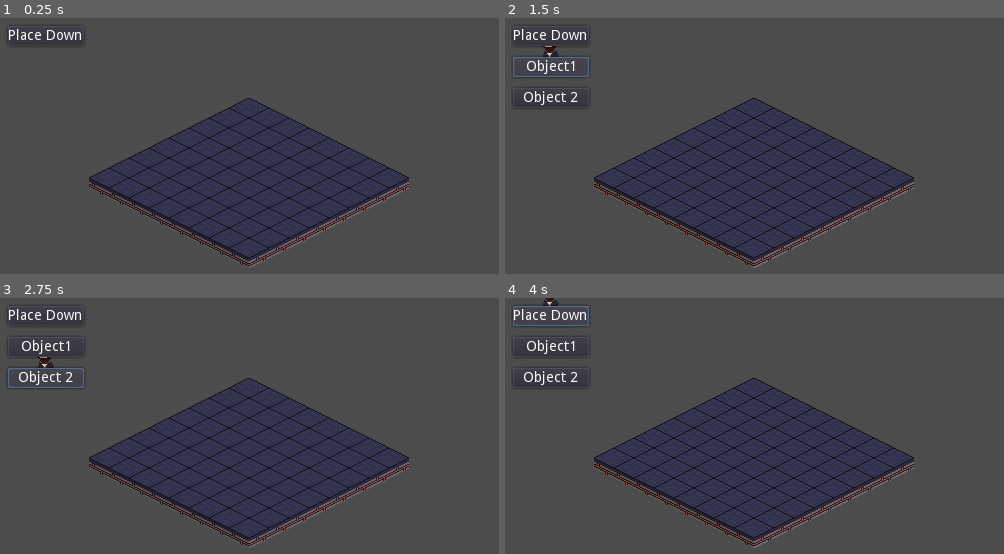
Above: before the commit, frames 1-4 (two rows, left to right).
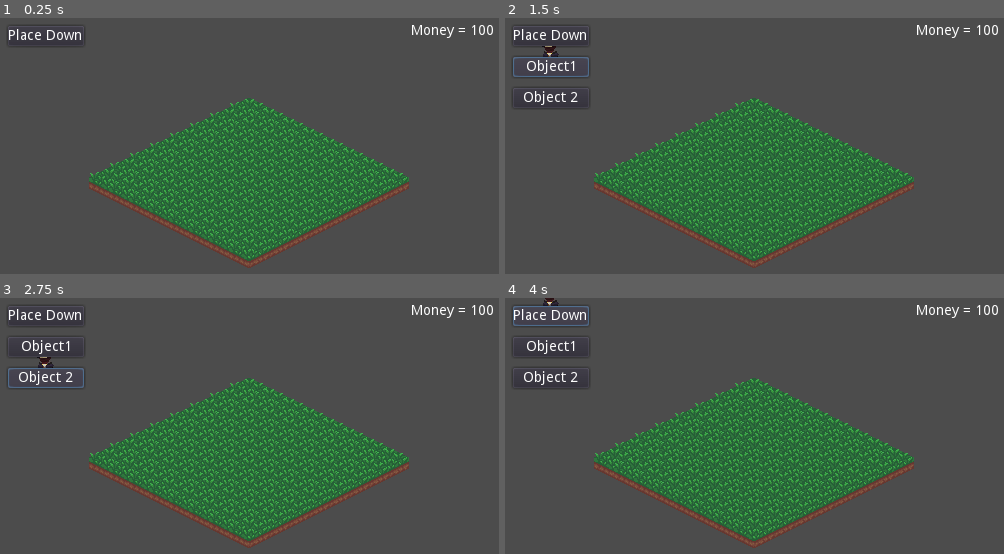
Above: after the commit, the same moments.

Repository: Valentino-02/New-Wild-Jam
Game: Godot game, scene res://src/levels/Test_Level.tscn
Same seed, same stepped clock (60 frames per second), same inputs: the game is played once before the commit and once after it.
Inputs:
- Up to frame 1 (0.25 s): no input
- Up to frame 2 (1.5 s): click "Place Down" at 0.5 s; click "Object1" at 1.25 s
- Up to frame 3 (2.75 s): click "Object 2" at 2 s
- Up to frame 4 (4 s): click "Place Down" at 2.75 s; click "Place Down" at 3.5 s

The runs differ from the first frame. In frame 1, 23% of the frame differs, in the area x 17-99%, y 2-98%; in frame 2, 23%; in frame 3, 23%; in frame 4, 23%.

Commit message:
Money

Diff:
--- /dev/null
+++ b/src/UI/Money_Display.gd
@@ -0,0 +1,12 @@
+extends Control
+
+var game_manager = preload("res://src/systems/managers/Game_Manager.tres")
+
+func _init():
+	game_manager.money_display = self
+
+func _ready():
+	$Label.text = "Money = " + str(game_manager.money)
+
+func update_money(ammount: int) -> void:
+	$Label.text = "Money = " + str(ammount)
--- /dev/null
+++ b/src/UI/Money_Display.tscn
@@ -0,0 +1,18 @@
+[gd_scene load_steps=2 format=2]
+
+[ext_resource path="res://src/UI/Money_Display.gd" type="Script" id=1]
+
+[node name="Money_Display" type="Control"]
+anchor_right = 1.0
+anchor_bottom = 1.0
+margin_right = -421.0
+margin_bottom = -265.0
+script = ExtResource( 1 )
+__meta__ = {
+"_edit_use_anchors_": false
+}
+
+[node name="Label" type="Label" parent="."]
+margin_right = 40.0
+margin_bottom = 14.0
+text = "Money = "
--- a/src/UI/Place_Down_Buttons.gd
+++ b/src/UI/Place_Down_Buttons.gd
@@ -1,6 +1,7 @@
 extends Control
 
 var game_manager = preload("res://src/systems/managers/Game_Manager.tres")
+var object_data = preload("res://src/objects/Object_Data.tres")
 
 
 func _on_PlaceDown_pressed():
@@ -9,8 +10,12 @@
 	elif $Objects.visible == true:
 		$Objects.visible = false
 
+
+# This is just for now, then we will have the complete functioning menu
 func _on_Object1_pressed():
-	game_manager.start_placing(0)
+	game_manager.current_object = "test_0"
+	game_manager.start_placing()
 
 func _on_Object2_pressed():
-	game_manager.start_placing(1)
+	game_manager.current_object = "test_1"
+	game_manager.start_placing()
--- a/src/levels/Test_Level.tscn
+++ b/src/levels/Test_Level.tscn
@@ -1,9 +1,11 @@
-[gd_scene load_steps=5 format=2]
+[gd_scene load_steps=7 format=2]
 
 [ext_resource path="res://src/systems/GroundTileMap.tscn" type="PackedScene" id=1]
 [ext_resource path="res://src/UI/Place_Down_Buttons.tscn" type="PackedScene" id=2]
 [ext_resource path="res://src/systems/Level.gd" type="Script" id=3]
 [ext_resource path="res://src/systems/Mouse.gd" type="Script" id=4]
+[ext_resource path="res://src/UI/Money_Display.tscn" type="PackedScene" id=5]
+[ext_resource path="res://assets/sprites/tiles/8x8_square.png" type="Texture" id=6]
 
 [node name="Test_Level" type="Node2D"]
 script = ExtResource( 3 )
@@ -23,3 +25,13 @@
 [node name="CanvasLayer" type="CanvasLayer" parent="."]
 
 [node name="Place_Down_Buttons" parent="CanvasLayer" instance=ExtResource( 2 )]
+
+[node name="Money_Display" parent="CanvasLayer" instance=ExtResource( 5 )]
+margin_left = 412.486
+margin_top = 6.2363
+margin_right = -8.51392
+margin_bottom = -258.764
+
+[node name="Floor" type="Sprite" parent="."]
+position = Vector2( 0, 85 )
+texture = ExtResource( 6 )
--- /dev/null
+++ b/src/objects/Object_Data.gd
@@ -0,0 +1,18 @@
+extends Resource
+
+var objects : Dictionary = {
+	"test_0": {
+		"path": "res://src/objects/TestObject.tscn",
+		"cost": 30
+	},
+	"test_1": {
+		"path": "res://src/objects/TestObject2.tscn",
+		"cost": 40
+	}
+}
+
+func get_path_by_name(name: String) -> String:
+	return objects[name]["path"]
+
+func get_cost_by_name(name: String) -> int:
+	return objects[name]["cost"]
--- /dev/null
+++ b/src/objects/Object_Data.tres
@@ -0,0 +1,6 @@
+[gd_resource type="Resource" load_steps=2 format=2]
+
+[ext_resource path="res://src/objects/Object_Data.gd" type="Script" id=1]
+
+[resource]
+script = ExtResource( 1 )
--- a/src/systems/Mouse.gd
+++ b/src/systems/Mouse.gd
@@ -9,7 +9,6 @@
 var _map_position : Vector2
 
 onready var parent = get_parent()
-
 
 func _init():
 	game_manager.mouse = self
@@ -28,6 +27,7 @@
 func place_down(object, map_position) -> void:
 	if ! board_manager.is_ocupied(map_position) and board_manager.base_grid.is_in_grid(map_position):
 		parent.place_down(object, map_position)
+		game_manager.pay_up()
 		stop_placing()
 
 func _input(event):
--- a/src/systems/managers/Game_Manager.gd
+++ b/src/systems/managers/Game_Manager.gd
@@ -1,20 +1,24 @@
 extends Resource
 
-var objects_by_id : Dictionary = {
-	0 : "res://src/objects/TestObject.tscn" ,
-	1 : "res://src/objects/TestObject2.tscn"
-	}
+var object_data = preload("res://src/objects/Object_Data.tres")
+
+var current_object
 
 var mouse : Node
+var money_display : Node
 var is_placing := false
-var money : int = 100
+var money : int = 100 setget set_money
 
-
-func start_placing(id) -> void:
+func start_placing() -> void:
 	if is_placing == false:
 		is_placing = true
-		var object = load(get_path_by_id(id))
+		var object = load(object_data.get_path_by_name(current_object))
 		mouse.placing_down(object)
 
-func get_path_by_id (id: int) -> String:
-	return objects_by_id[id]
+func pay_up() -> void:
+	self.money -= object_data.get_cost_by_name(current_object)
+
+func set_money(value) -> void:
+	money = value
+	money = clamp(money, 0, 999)
+	money_display.update_money(money)
Binary file added: assets/sprites/tiles/8x8_square.png
Not shown, added: assets/sprites/tiles/8x8_square.png.import
